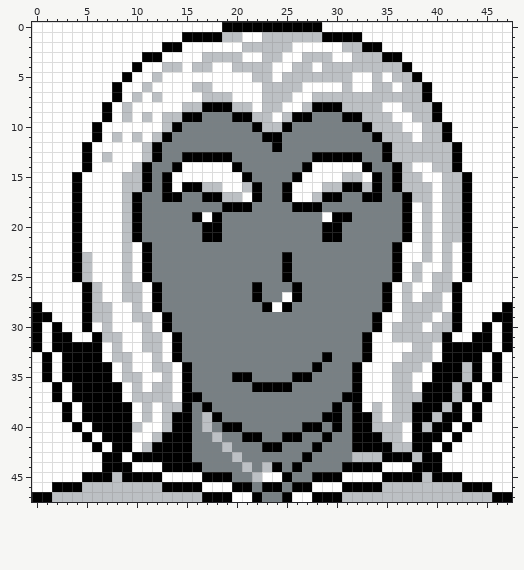
Edited in one commit: pixel-art sprite (Assets/Data/Images/Portraits/Dehar/F.png). The picture above is the old version.
The file is 48x48 pixels.
And afterwards:
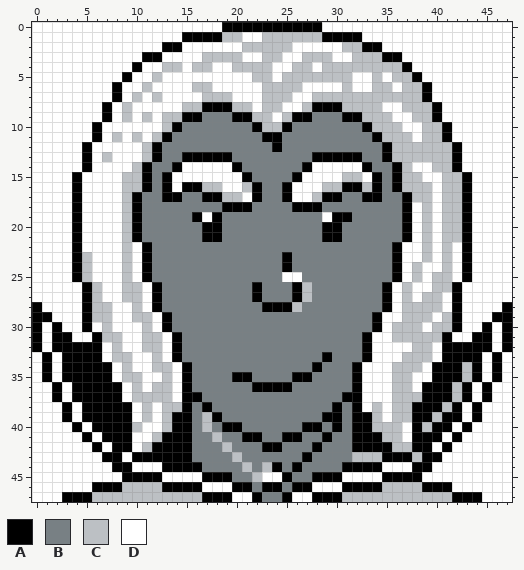
Palette (. is transparent): A #000000  B #788084  C #bcc0c4  D #ffffff
Edits made:
@@ x 22..29 @@
 24 BBBABBBB
-25 BBBABBBB
-26 ABBBABBB
-27 ABBDABBB
-28 BADABBBB
+25 BBBDDBBB
+26 ABBBACBB
+27 ABBBACBB
+28 BAAACBBB
 29 BBBBBBBB
@@ x 0..47 @@
 43 DDDDDDDAADAAAAAABBBBCBBBBBBABBBBCCCAAACAADDDDDDD
-44 DDDDDDDAAADDDAAAABBBBCBCABABBBBAAAADDDAAADDDDDDD
-45 DDDDDAAACAAAADDDDAAABBCDDABBAAADDDDAAAACAAADDDDD
-46 DDAAACCCCCCCCAAAADDDAABAABAADDDAAAACCCCCCCCAAADD
-47 AACCCCCCCCCCCCCCCAAADDABBADDAAACCCCCCCCCCCCCCCAA
+44 DDDDDDDDAADDDAAAABBBBCBCABABBBBAAAADDDAADDDDDDDD
+45 DDDDDDDDDAAAADDDDAAABBCDDABBAAADDDDAAAADDDDDDDDD
+46 DDDDDDAAACCCCAAAADDDAABAABAADDDAAAACCCCAAADDDDDD
+47 DDDAAACCCCCCCCCCCAAADDABBADDAAACCCCCCCCCCCAAADDD
Changed places in both pictures, as pixel boxes (x1, y1, x2, y2):
changed: (272, 272, 312, 312)
changed: (32, 462, 122, 502)
changed: (422, 462, 512, 502)
